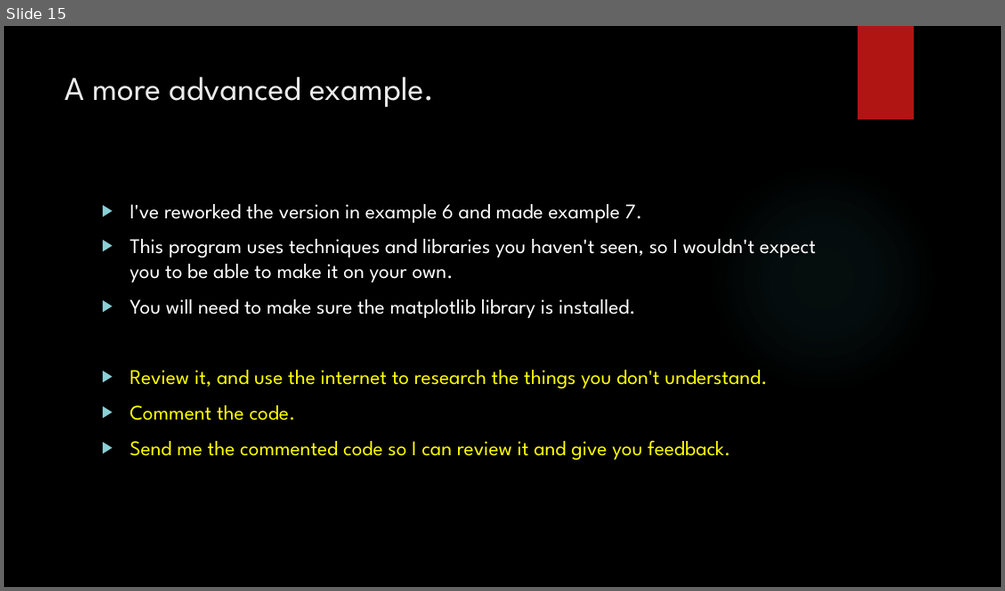
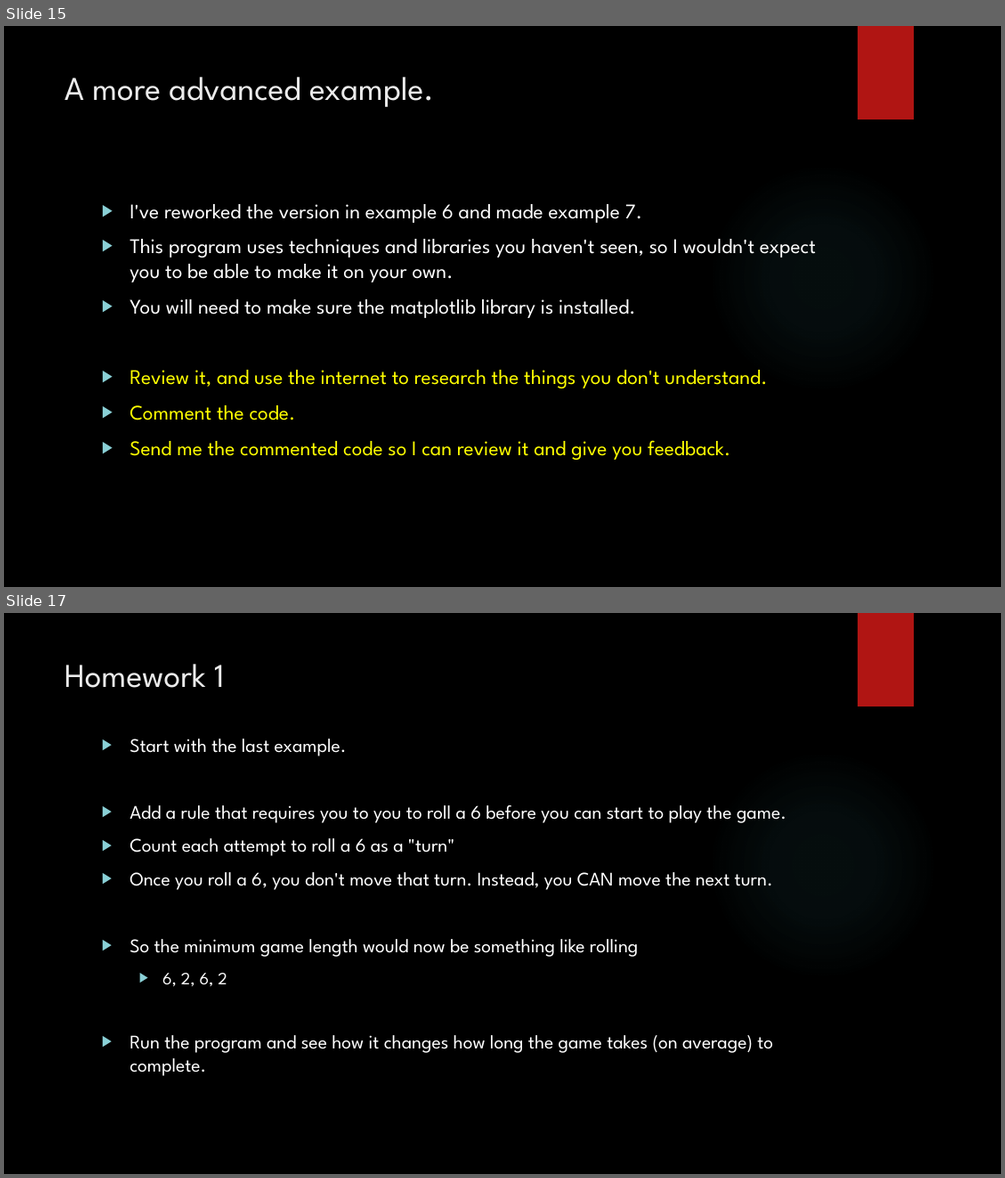
Before and after one commit to davidgroves/DGM_Tutorials, a slide deck: week9/week9.pptx. Shown one above the other, each under a label of ours: slide 15 before the commit, slides 15 and 17 after it; the slides between them are not shown. The pictures are 1005x591 and 1005x1178 pixels, drawn with LibreOffice and Linux fonts; fonts in the diff are those of the drawing; background and template pictures are left out. Boxes give left, top, right and bottom in pixels: in the first picture for what was removed or moved away, otherwise in the second. Text is boxed around its words. In the diff, an @@ line names an element or a change of style, - is before the commit and + after.

```diff
--- a/week9/week9.pptx
+++ b/week9/week9.pptx
@@ slide 17 added at <box>4,613,1001,1174</box>, background picture (left out); not listed: 2 template elements that a slide beside it also shows @@
@@ title added at <box>65,664,224,688</box>, 32 pt, text #EBEBEB @@
+Homework 1
@@ text added at <box>129,738,786,1076</box>, 18.5 pt, text #FFFFFF @@
+▶ Start with the last example.
+▶ Add a rule that requires you to you to roll a 6 before you can start to play the game.
+▶ Count each attempt to roll a 6 as a "turn"
+▶ Once you roll a 6, you don't move that turn. Instead, you CAN move the next turn.
+▶ So the minimum game length would now be something like rolling
+  ▶ 6, 2, 6, 2
+▶ Run the program and see how it changes how long the game takes (on average) to complete.
```
Also in this commit, not shown: 3 other slides added, 3 other files.
